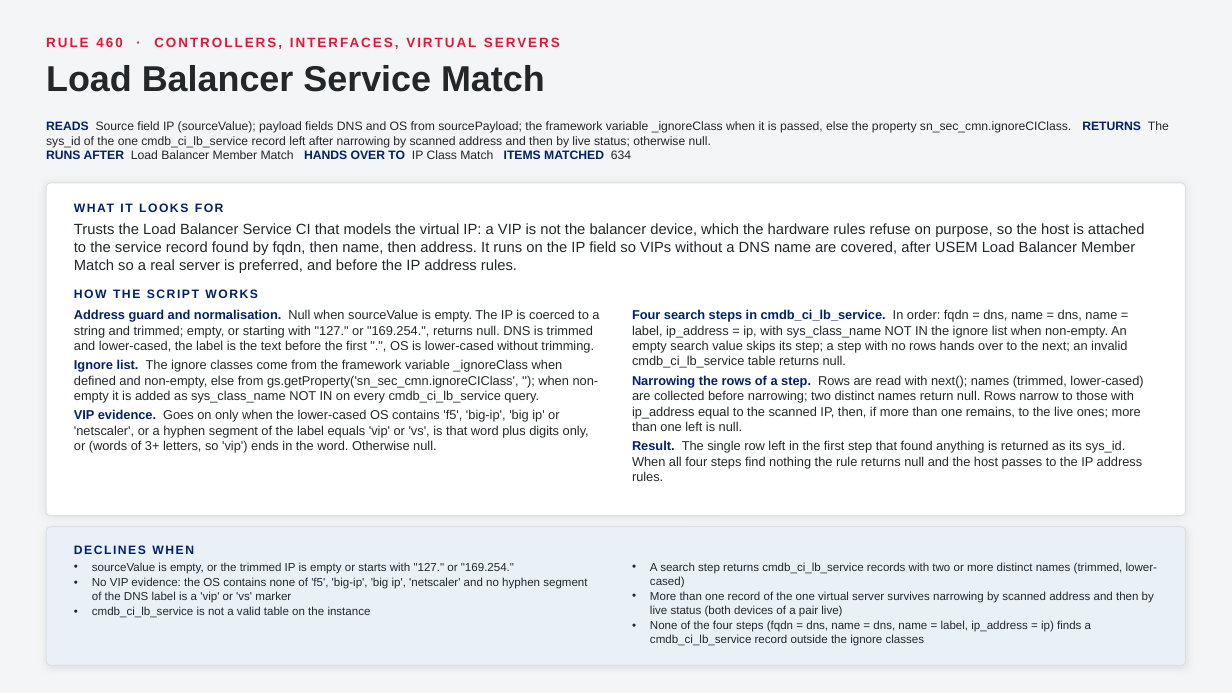
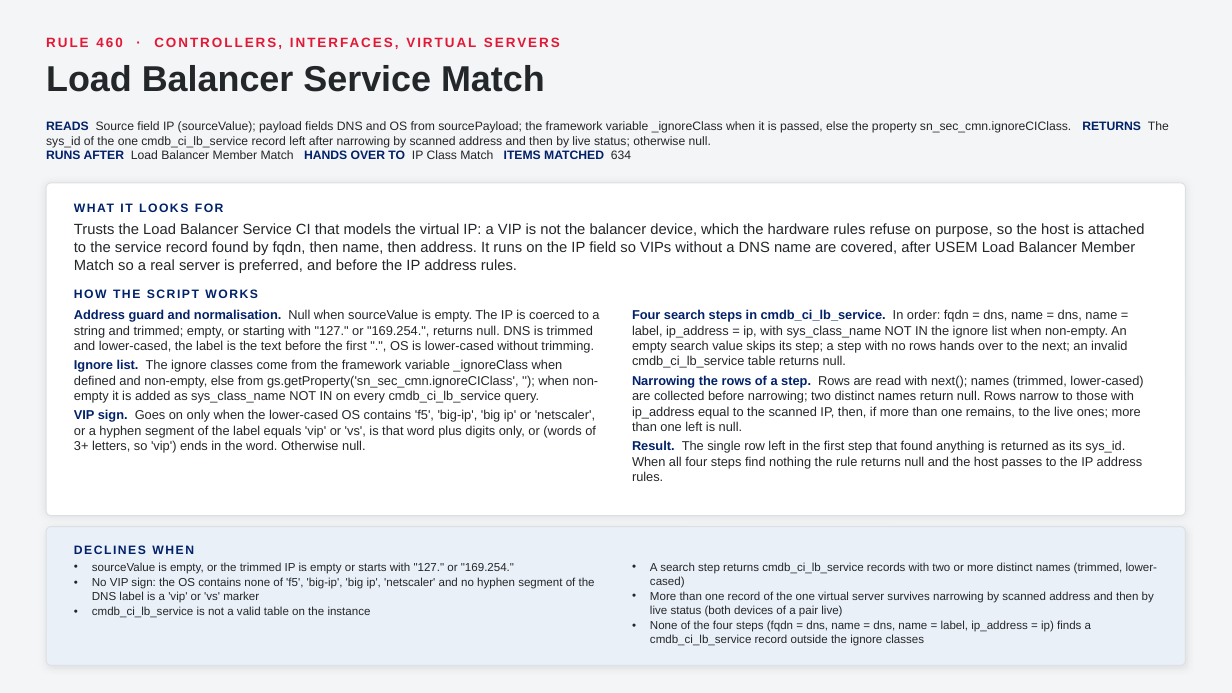
Before and after one commit to singhmihir/py, a slide deck: slide 63 of stories/qualys-ci-lookup-rules/Qualys CI Lookup Rules - CMDB Team Demo.pptx. Drawn at 1232x693 pixels with LibreOffice and Linux fonts; fonts in the diff are those of the drawing. Boxes give left, top, right and bottom in pixels: in the first picture for what was removed or moved away, otherwise in the second. Text is boxed around its words. In the diff, an @@ line names an element or a change of style, - is before the commit and + after.

```diff
--- a/stories/qualys-ci-lookup-rules/Qualys CI Lookup Rules - CMDB Team Demo.pptx
+++ b/stories/qualys-ci-lookup-rules/Qualys CI Lookup Rules - CMDB Team Demo.pptx
@@ text at box(74, 409, 596, 453): text changed @@
-• VIP evidence. Goes on only when the lower-cased OS contains 'f5', 'big-ip', 'big ip' or 'netscaler', or a hyphen segment of the label equals 'vip' or 'vs', is that word plus digits only, or (words of 3+ letters, so 'vip') ends in the word. Otherwise null.
+• VIP sign. Goes on only when the lower-cased OS contains 'f5', 'big-ip', 'big ip' or 'netscaler', or a hyphen segment of the label equals 'vip' or 'vs', is that word plus digits only, or (words of 3+ letters, so 'vip') ends in the word. Otherwise null.
@@ text at box(92, 577, 595, 603): text changed @@
-• No VIP evidence: the OS contains none of 'f5', 'big-ip', 'big ip', 'netscaler' and no hyphen segment of the DNS label is a 'vip' or 'vs' marker
+• No VIP sign: the OS contains none of 'f5', 'big-ip', 'big ip', 'netscaler' and no hyphen segment of the DNS label is a 'vip' or 'vs' marker
```
Also in this commit, not shown: 13 other slides changed, 2 slides added, 5 other files.
